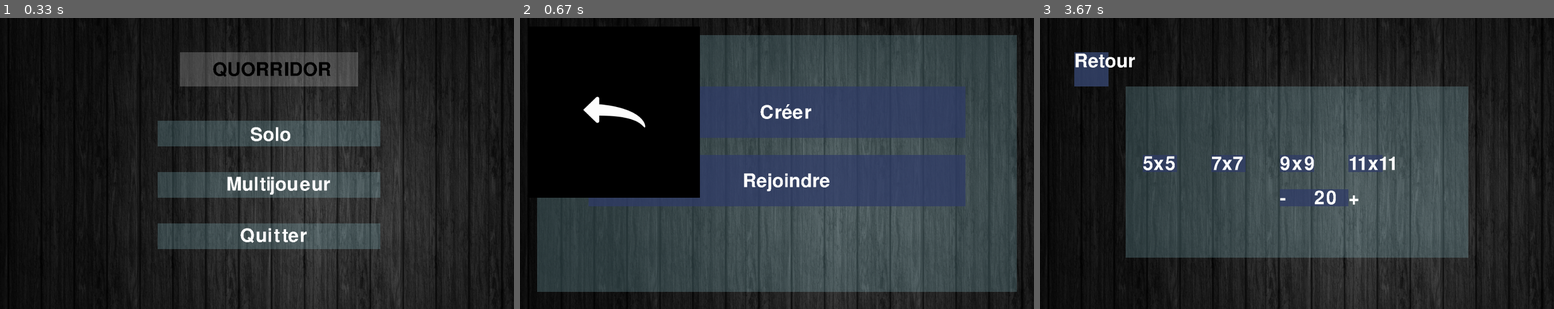
Above: before the commit, frames 1-3 (left to right).
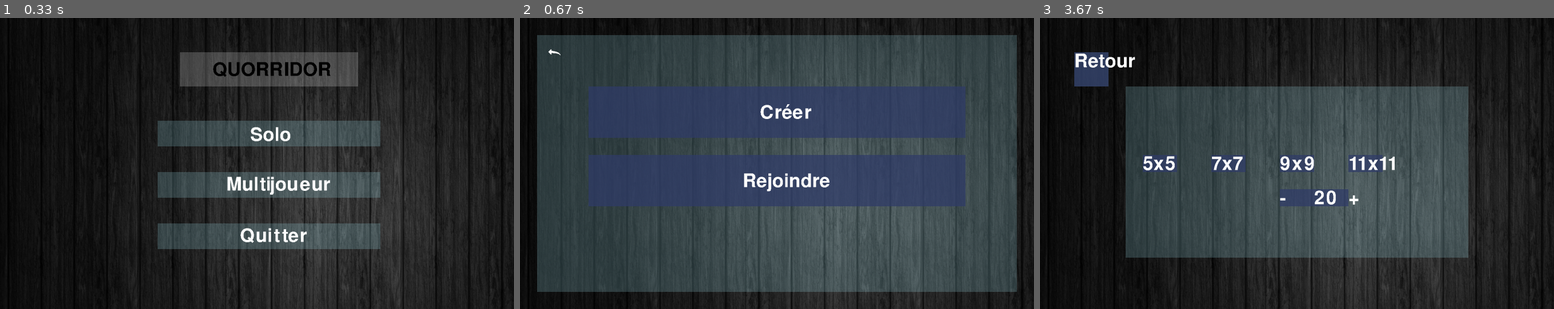
Above: after the commit, the same moments.

Repository: StaZyXx/ProjetFin1erAnnee
Game: pygame game, started from view_rework.py
The game is run twice, just before and just after one commit, with the same random seed, the same clock (stepped at 60 frames per second) and the same inputs.
Inputs (mouse positions are in pixels of both pictures, inside the frame that each line leads up to):
- Up to frame 1 (0.33 s): no input
- Up to frame 2 (0.67 s): click (812, 180) at 0.38 s
- Up to frame 3 (3.67 s): click (1281, 114) at 3.5 s

Frame 1 is identical in both runs. In frame 2, 18% of the frame differs, in the area x 3-35%, y 2-62%; in frame 3, nothing differs.

Commit message:
continue to work on multiplayer page

Diff:
--- a/view_rework.py
+++ b/view_rework.py
@@ -244,7 +244,6 @@
         pygame.draw.rect(self.__blue_image3, self.__BLUE, (50, 50, 1400, 750))
         pygame.draw.rect(self.__blue_image3, self.__DARK_BLUE, (200, 200, 1100, 150))
         pygame.draw.rect(self.__blue_image3, self.__DARK_BLUE, (200, 400, 1100, 150))
-        pygame.draw.rect(self.__blue_image3, self.__DARK_BLUE, (100, 100, 200, 75))
 
         self.__server = self.__font.render("Créer", False, (self.__WHITE))
         self.__get_server = self.__server.get_rect()
@@ -254,15 +253,16 @@
         self.__get_client = self.__client.get_rect()
         self.__get_client.topleft = (650, 450)
 
+        self.__back = pygame.image.load("./assets/fleche-retour.png").convert_alpha()
+        self.__back = pygame.transform.scale(self.__back, (100, 100))
+        self.__get_back = self.__back.get_rect()
+
         self.__screen.blit(self.__background, (0, 0))
         self.__screen.blit(self.__blue_image3, (0, 0))
+        self.__screen.blit(self.__back, (50, 50))
         self.__screen.blit(self.__server, (700, 250))
         self.__screen.blit(self.__client, (650, 450))
 
-        self.__back = pygame.image.load("./assets/fleche-retour.png")
-        self.__back = self.__back.convert()
-        self.__screen.blit(self.__back, (25, 25))
-
 
         pygame.display.flip()
 
